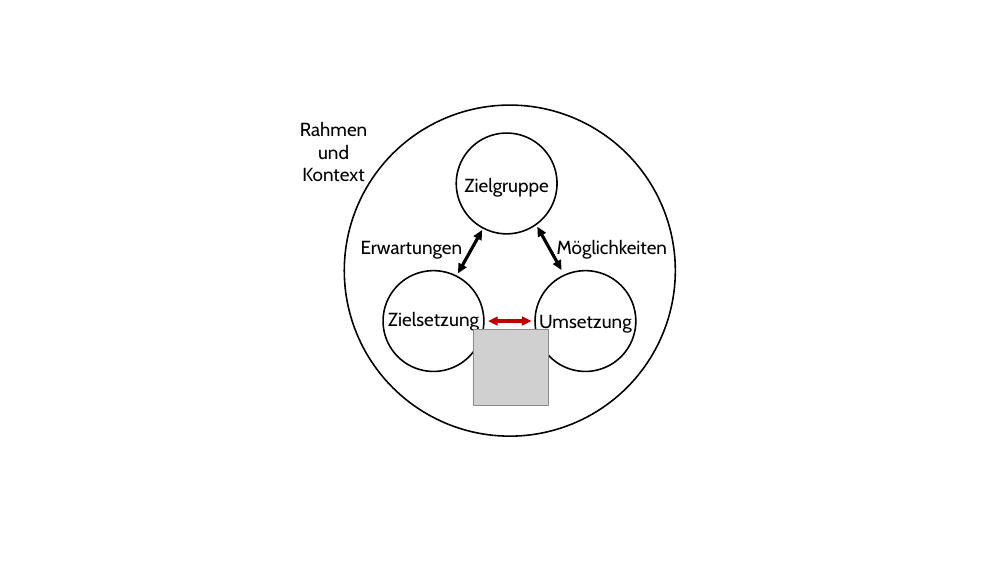
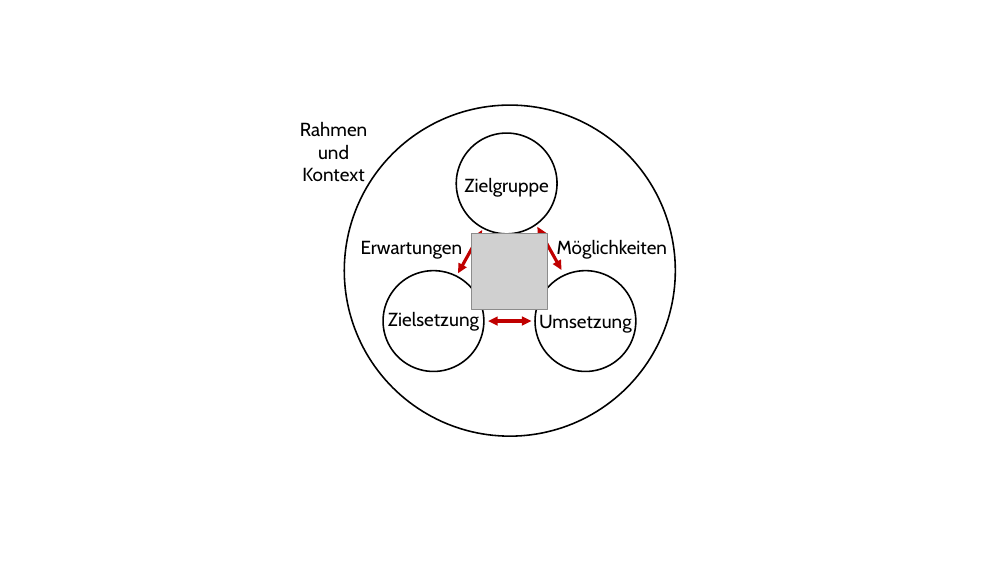
Before and after one commit to JonasBley/how_to_vortrag, a slide deck: slide 2 of images/kontext.pptx. Drawn at 1008x567 pixels with LibreOffice and Linux fonts; fonts in the diff are those of the drawing; grey boxes stand for pictures. Boxes give left, top, right and bottom in pixels: in the first picture for what was removed or moved away, otherwise in the second. Text is boxed around its words. In the diff, an @@ line names an element or a change of style, - is before the commit and + after.

Commit message:
finished presentation, created handout

```diff
--- a/images/kontext.pptx
+++ b/images/kontext.pptx
@@ double arrow (482, 230) - (458, 273): stroke #000000 3 pt to #C00000 3 pt @@
@@ picture: place and size @@
-picture at [473, 330, 549, 405]
+picture at [472, 234, 547, 309]
@@ double arrow (562, 270) - (538, 227): stroke #000000 3 pt to #C00000 3 pt @@
```
Also in this commit, not shown: 18 other files.
